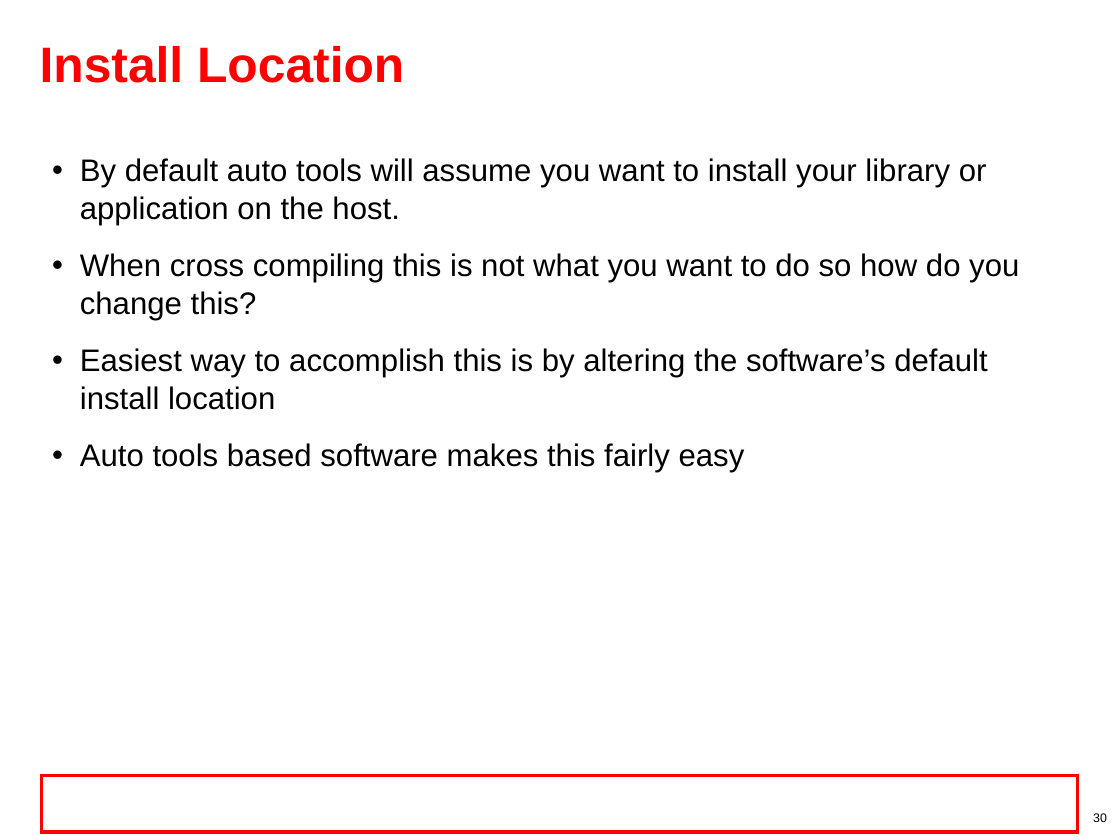
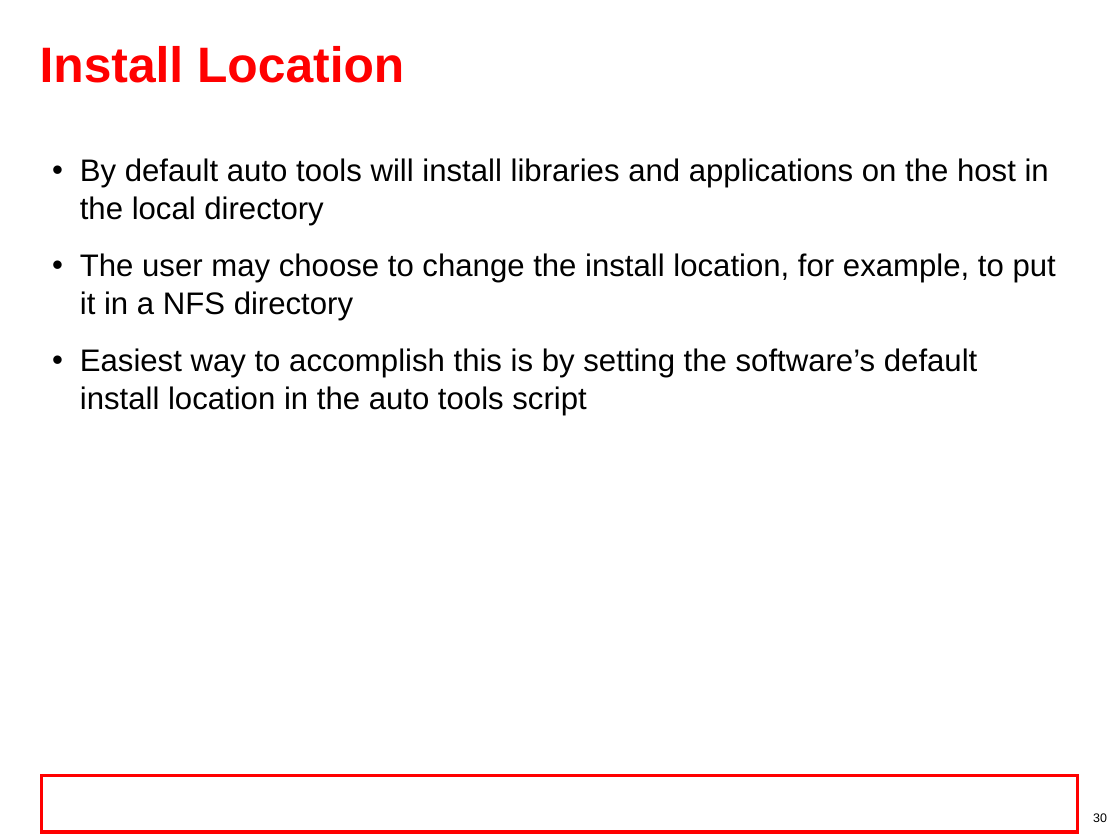
Before and after one commit to hari1989/keystone-workshop, a slide deck: slide 30 of preliminary/Working/presentations/Sitara/sitara_boot_camp_toolchain_Ran.pptx. Drawn at 1120x840 pixels with LibreOffice and Linux fonts; fonts in the diff are those of the drawing; background and template pictures are left out. Boxes give left, top, right and bottom in pixels: in the first picture for what was removed or moved away, otherwise in the second. Text is boxed around its words. In the diff, an @@ line names an element or a change of style, - is before the commit and + after.

```diff
--- a/preliminary/Working/presentations/Sitara/sitara_boot_camp_toolchain_Ran.pptx
+++ b/preliminary/Working/presentations/Sitara/sitara_boot_camp_toolchain_Ran.pptx
@@ text at box(80, 158, 1056, 415): text changed @@
-• By default auto tools will assume you want to install your library or application on the host.
-• When cross compiling this is not what you want to do so how do you change this?
-• Easiest way to accomplish this is by altering the software’s default install location
-• Auto tools based software makes this fairly easy
+• By default auto tools will install libraries and applications on the host in the local directory
+• The user may choose to change the install location, for example, to put it in a NFS directory
+• Easiest way to accomplish this is by setting the software’s default install location in the auto tools script
```
Also in this commit, not shown: 17 other slides changed.
